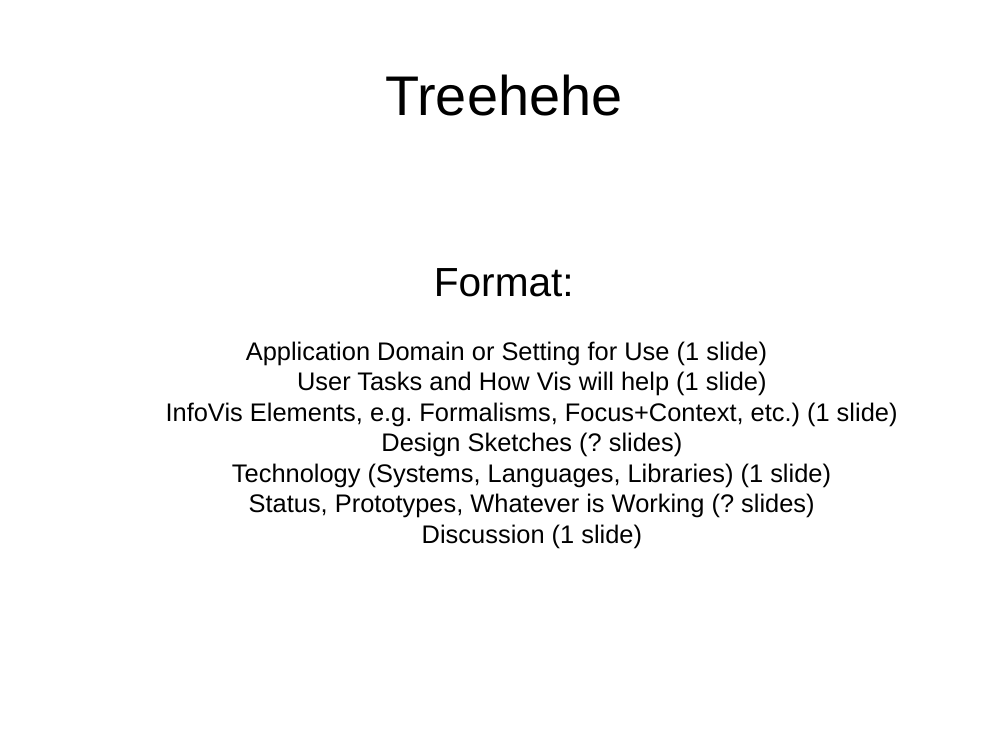
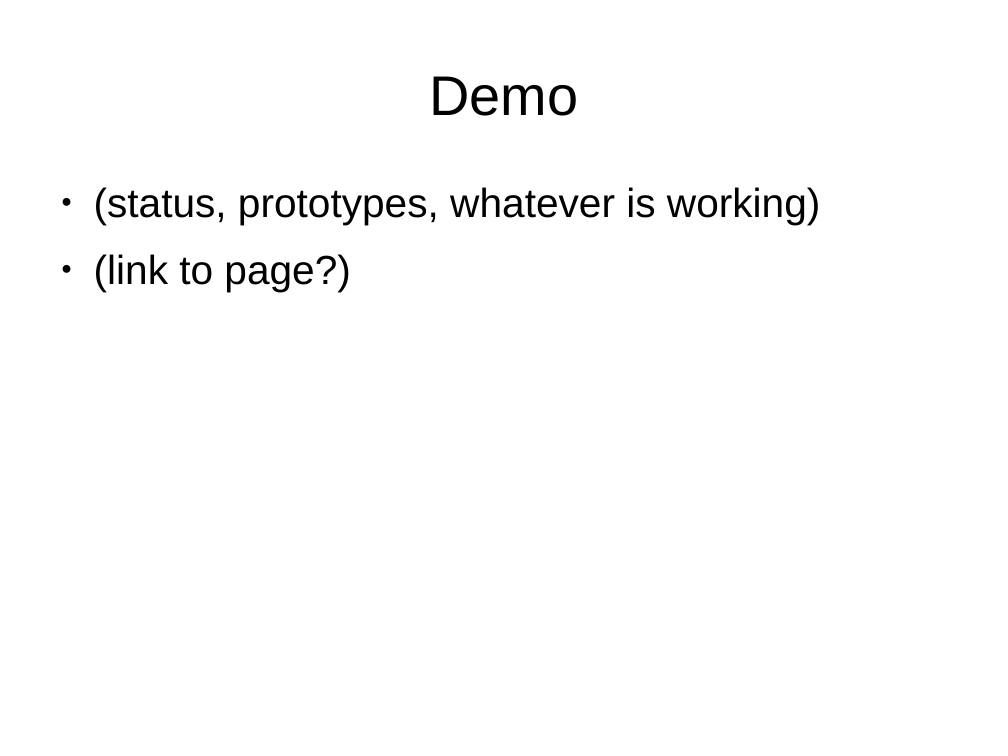
Before and after one commit to seachel/Treehehe, a slide deck: slide 7 of Presentation/VA_presentation.odp (slide 1 before the commit). Drawn at 1008x756 pixels with LibreOffice and Linux fonts; fonts in the diff are those of the drawing. Boxes give left, top, right and bottom in pixels: in the first picture for what was removed or moved away, otherwise in the second. Text is boxed around its words. In the diff, an @@ line names an element or a change of style, - is before the commit and + after.

Commit message:
Work on presentation: title page, InfoVis elements, demo.

```diff
--- a/Presentation/VA_presentation.odp
+++ b/Presentation/VA_presentation.odp
@@ title at [429, 76, 578, 116]: text changed @@
-Treehehe
+Demo
@@ text "(status, prototypes, whatever is working)" at [94, 187, 821, 292]: vertical alignment middle to top @@
@@ text at [94, 187, 821, 292]: text changed; size 20 to 32 pt @@
-Format:
-Application Domain or Setting for Use (1 slide)
-User Tasks and How Vis will help (1 slide)
-InfoVis Elements, e.g. Formalisms, Focus+Context, etc.) (1 slide)
-Design Sketches (? slides)
-Technology (Systems, Languages, Libraries) (1 slide)
-Status, Prototypes, Whatever is Working (? slides)
-Discussion (1 slide)
+● (status, prototypes, whatever is working)
+● (link to page?)
```
Also in this commit, not shown: 3 other slides changed, 1 slide added, 1 slide removed.
